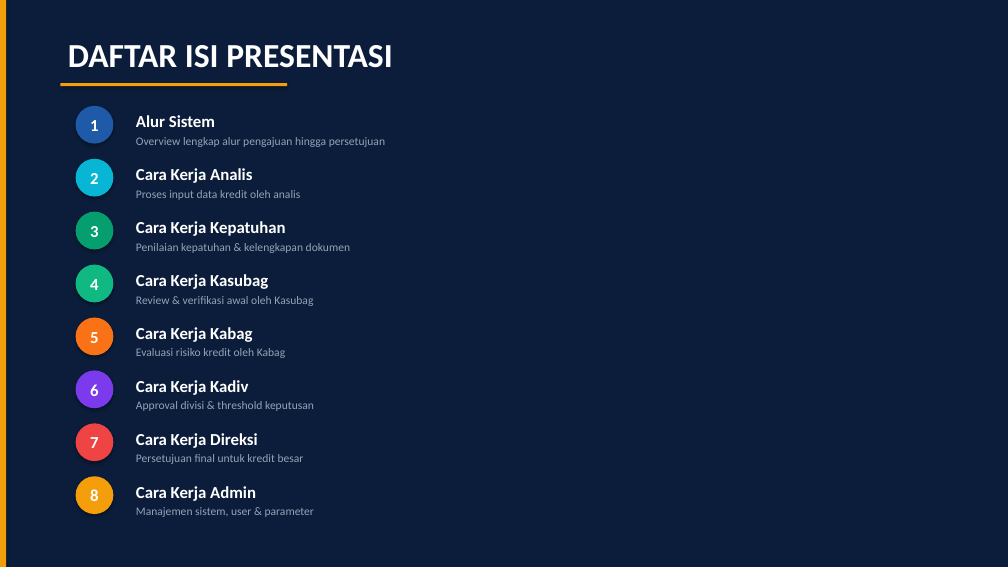
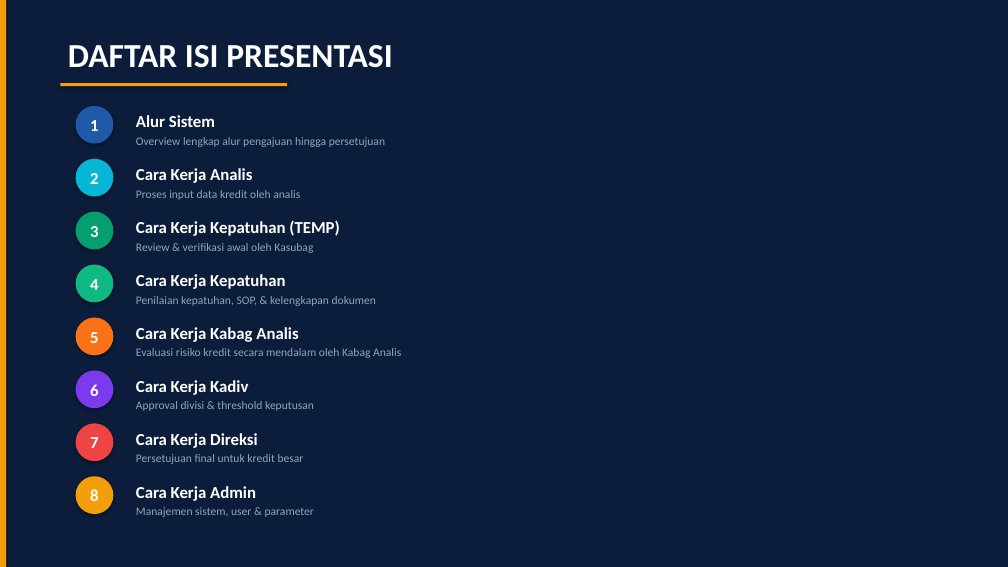
Before and after one commit to Rafiadi28/andrian, a slide deck: slide 2 of Presentasi_Sistem_Kredit_BPR_Wonosobo.pptx. Drawn at 1008x567 pixels with LibreOffice and Linux fonts; fonts in the diff are those of the drawing. Boxes give left, top, right and bottom in pixels: in the first picture for what was removed or moved away, otherwise in the second. Text is boxed around its words. In the diff, an @@ line names an element or a change of style, - is before the commit and + after.

```diff
--- a/Presentasi_Sistem_Kredit_BPR_Wonosobo.pptx
+++ b/Presentasi_Sistem_Kredit_BPR_Wonosobo.pptx
@@ text "Review & verifikasi awal oleh ...": place and size @@
-text "Review & verifikasi awal oleh ..." at [136, 296, 313, 306]
+text "Review & verifikasi awal oleh ..." at [136, 243, 313, 253]
@@ text at [136, 220, 339, 236]: text changed @@
-Cara Kerja Kepatuhan
+Cara Kerja Kepatuhan (TEMP)
@@ text at [136, 296, 376, 306]: text changed @@
-Penilaian kepatuhan & kelengkapan dokumen
+Penilaian kepatuhan, SOP, & kelengkapan dokumen
@@ text at [136, 274, 285, 289]: text changed @@
-Cara Kerja Kasubag
+Cara Kerja Kepatuhan
@@ text at [136, 327, 298, 342]: text changed @@
-Cara Kerja Kabag
+Cara Kerja Kabag Analis
@@ text at [136, 348, 401, 358]: text changed @@
-Evaluasi risiko kredit oleh Kabag
+Evaluasi risiko kredit secara mendalam oleh Kabag Analis
```
Also in this commit, not shown: 11 other slides changed, 1 slide added, 1 slide removed, 15 other files.
